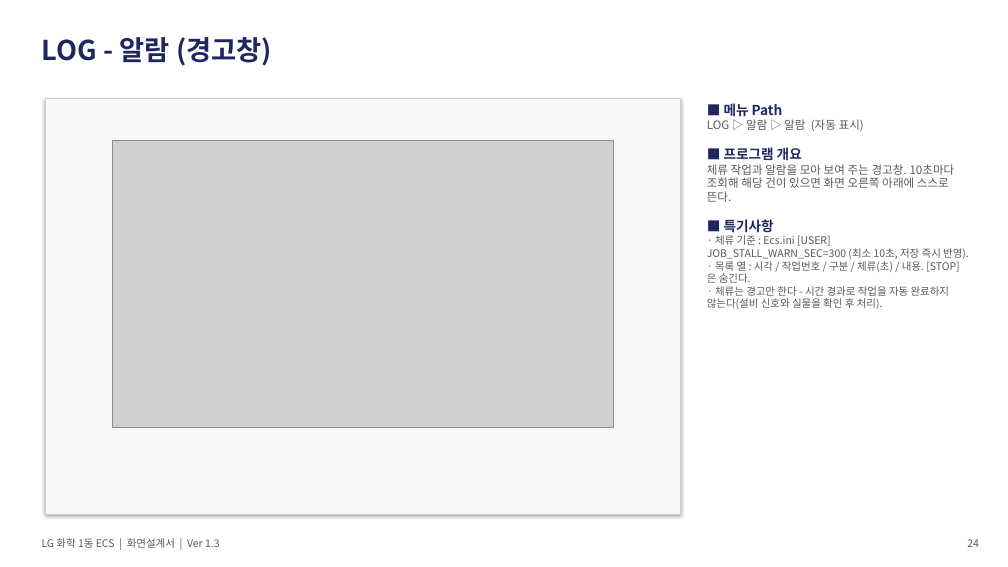
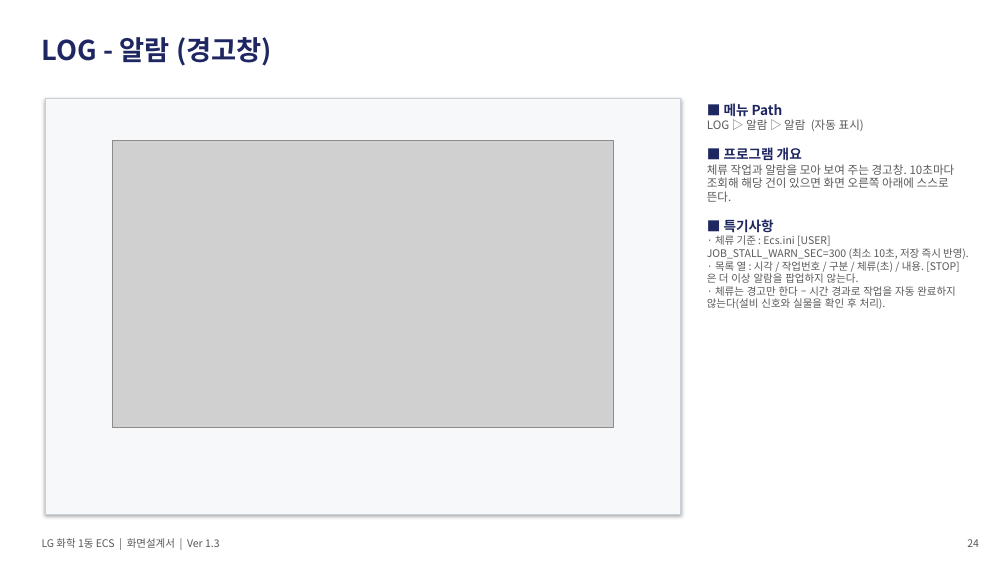
Before and after one commit to yeorijby-coder/LGLS_ALL, a slide deck: slide 22 of docs/산출물_20260921/06_ECS_화면설계서.pptx. Drawn at 1008x567 pixels with LibreOffice and Linux fonts; fonts in the diff are those of the drawing; grey boxes stand for pictures. Boxes give left, top, right and bottom in pixels: in the first picture for what was removed or moved away, otherwise in the second. Text is boxed around its words. In the diff, an @@ line names an element or a change of style, - is before the commit and + after.

```diff
--- a/docs/산출물_20260921/06_ECS_화면설계서.pptx
+++ b/docs/산출물_20260921/06_ECS_화면설계서.pptx
@@ text at (707,261,959,309): text changed @@
-· 목록 열 : 시각 / 작업번호 / 구분 / 체류(초) / 내용. [STOP] 은 숨긴다.
-· 체류는 경고만 한다 - 시간 경과로 작업을 자동 완료하지 않는다(설비 신호와 실물을 확인 후 처리).
+· 목록 열 : 시각 / 작업번호 / 구분 / 체류(초) / 내용. [STOP] 은 더 이상 알람을 팝업하지 않는다.
+· 체류는 경고만 한다 – 시간 경과로 작업을 자동 완료하지 않는다(설비 신호와 실물을 확인 후 처리).
```
Also in this commit, not shown: 7 other slides changed, 13 other files.
